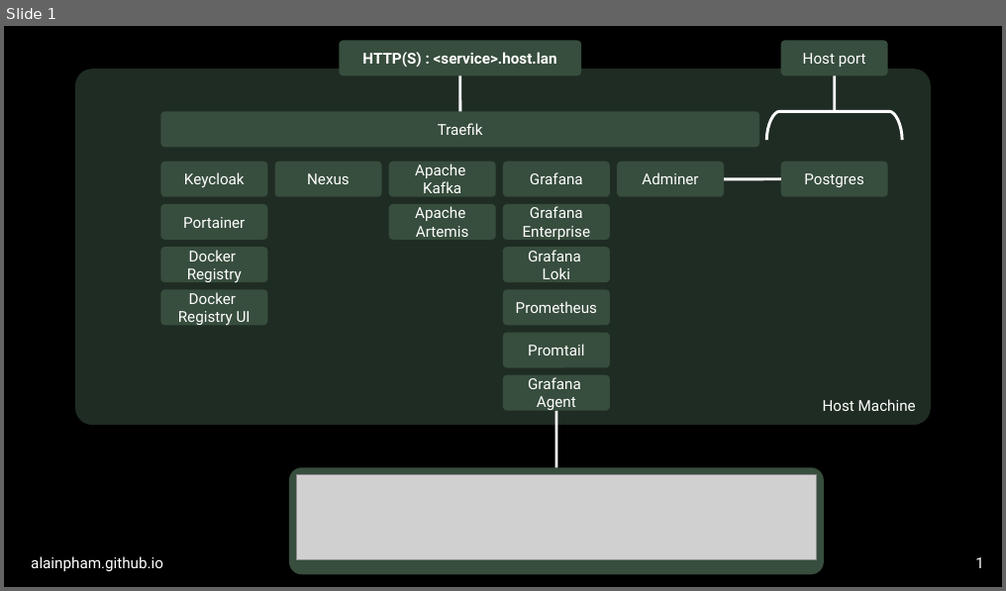
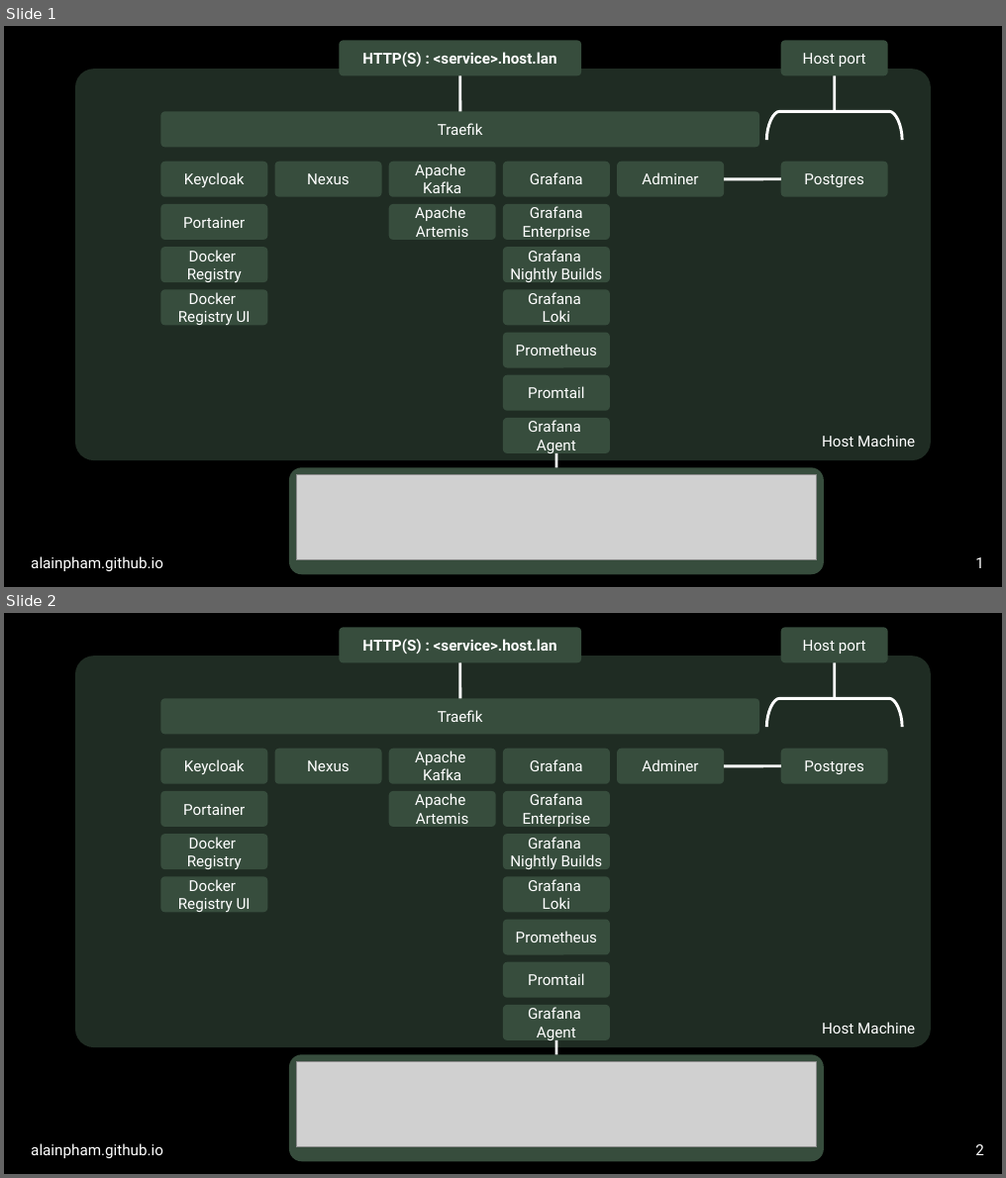
Before and after one commit to alainpham/local-lab, a slide deck: assets/slides.odp. Shown one above the other, each under a label of ours: slide 1 before the commit, slides 1 and 2 after it. The pictures are 1006x591 and 1006x1178 pixels, drawn with LibreOffice and Linux fonts; fonts in the diff are those of the drawing; grey boxes stand for pictures. Boxes give left, top, right and bottom in pixels: in the first picture for what was removed or moved away, otherwise in the second. Text is boxed around its words. In the diff, an @@ line names an element or a change of style, - is before the commit and + after.

Commit message:
slides

```diff
--- a/assets/slides.odp
+++ b/assets/slides.odp
@@ slide 2 added at (4, 613, 1002, 1174), background #000000; not listed: 1 template element that a slide beside it also shows @@
@@ rounded rectangle added at (339, 628, 582, 663), fill #374D3D, 12 pt, text #FFFFFF, bold @@
+HTTP(S) : <service>.host.lan
@@ rounded rectangle added at (781, 628, 888, 663), fill #374D3D, 12 pt, text #FFFFFF @@
+Host port
@@ rounded rectangle added at (75, 656, 932, 1048), fill #1F2C23, 12 pt, text #FFFFFF @@
+Host Machine
@@ line added from (460, 663) to (460, 699), #FFFFFF 2.3 pt @@
@@ line added from (835, 663) to (835, 699), #FFFFFF 2.3 pt @@
@@ rounded rectangle added at (160, 698, 759, 734), fill #374D3D, 12 pt, text #FFFFFF @@
+Traefik
@@ freeform shape added at (767, 698, 903, 727), outline #FFFFFF 2.3 pt @@
@@ rounded rectangle added at (160, 749, 267, 784), fill #374D3D, 12 pt, text #FFFFFF @@
+Keycloak
@@ rounded rectangle added at (274, 749, 381, 784), fill #374D3D, 12 pt, text #FFFFFF @@
+Nexus
@@ rounded rectangle added at (389, 749, 496, 784), fill #374D3D, 12 pt, text #FFFFFF @@
+Apache
+Kafka
@@ rounded rectangle added at (503, 749, 610, 784), fill #374D3D, 12 pt, text #FFFFFF @@
+Grafana
@@ rounded rectangle added at (617, 749, 724, 784), fill #374D3D, 12 pt, text #FFFFFF @@
+Adminer
@@ rounded rectangle added at (781, 749, 888, 784), fill #374D3D, 12 pt, text #FFFFFF @@
+Postgres
@@ line added from (781, 766) to (724, 766), #FFFFFF 2.3 pt @@
@@ rounded rectangle added at (160, 791, 267, 827), fill #374D3D, 12 pt, text #FFFFFF @@
+Portainer
@@ rounded rectangle added at (389, 791, 496, 827), fill #374D3D, 12 pt, text #FFFFFF @@
+Apache
+Artemis
@@ rounded rectangle added at (503, 791, 610, 827), fill #374D3D, 12 pt, text #FFFFFF @@
+Grafana
+Enterprise
@@ rounded rectangle added at (160, 834, 267, 869), fill #374D3D, 12 pt, text #FFFFFF @@
+Docker
+Registry
@@ rounded rectangle added at (503, 834, 610, 869), fill #374D3D, 12 pt, text #FFFFFF @@
+Grafana
+Nightly Builds
@@ rounded rectangle added at (160, 876, 267, 912), fill #374D3D, 12 pt, text #FFFFFF @@
+Docker
+Registry UI
@@ rounded rectangle added at (503, 876, 610, 912), fill #374D3D, 12 pt, text #FFFFFF @@
+Grafana
+Loki
@@ rounded rectangle added at (503, 920, 610, 956), fill #374D3D, 12 pt, text #FFFFFF @@
+Prometheus
@@ rounded rectangle added at (503, 962, 610, 998), fill #374D3D, 12 pt, text #FFFFFF @@
+Promtail
@@ rounded rectangle added at (503, 1005, 610, 1041), fill #374D3D, 12 pt, text #FFFFFF @@
+Grafana
+Agent
@@ rounded rectangle added at (289, 1055, 825, 1161), fill #374D3D @@
@@ line added from (556, 1041) to (556, 1055), #FFFFFF 2.3 pt @@
@@ picture added at (296, 1062, 817, 1148) @@
@@ page number added at (975, 1145, 984, 1156), 12 pt, text #FFFFFF @@
+2
@@ slide 1 changed as well @@
@@ rounded rectangle "Host Machine": place and size @@
-rounded rectangle "Host Machine" at (75, 69, 932, 425)
+rounded rectangle "Host Machine" at (75, 69, 932, 461)
@@ rounded rectangle added at (503, 247, 610, 282), fill #374D3D, 12 pt, text #FFFFFF @@
+Grafana
+Nightly Builds
@@ 4 rounded rectangles: place and size @@
-4 rounded rectangles at (503, 247, 610, 411)
+4 rounded rectangles at (503, 289, 610, 454)
@@ line moved from (556, 411) - (556, 468) to (556, 454) - (556, 468) @@
```
Also in this commit, not shown: 2 other files.
